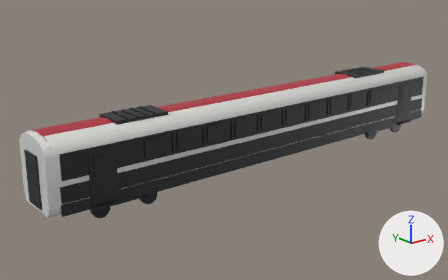
The glTF model public/models/railjet-lab/blender/railjet-nextgen-economy-b.glb, before and after one commit.
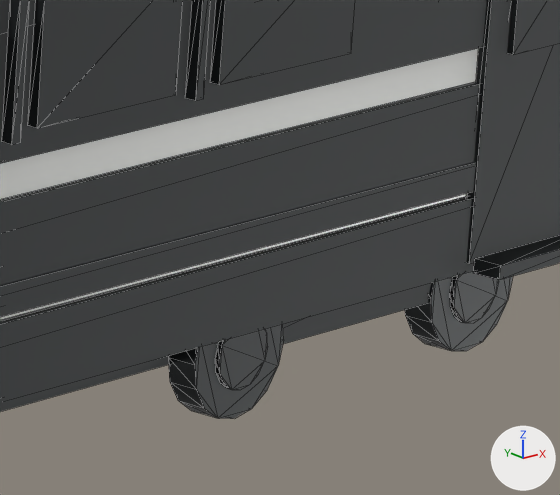
The first picture shows the older version from a 50 mm lens placed at (-22.4, -24.4, 11.6), pointed at (-1.9, 1.2, 1.4). The close-ups show the older and then the newer version on the part from 77% to 91% of the width and 34% to 53% of the height of that picture. Only the edits that show in the close-ups are written down. Every picture has the same lights, and +X, +Y and +Z are marked at lower right. The close-ups show mesh edges as thin lines. Where no turn or scale is listed for an object, it has been applied to the vertices.

The first close-up shows 'economy_b_black_window_ribbon_-1', 'economy_b_bogie_b_brake_disc_-1_0', 'economy_b_bogie_b_brake_disc_-1_1', 'economy_b_bogie_b_sideframe_-1', 'economy_b_bogie_b_wheel_-1_0', 'economy_b_bogie_b_wheel_-1_1', 'economy_b_dark_skirt_-1', 'economy_b_lofted_body', 'economy_b_red_sill_-1', 'economy_b_silver_flank_-1', 'economy_b_wide_door_-1_1', 'economy_b_window_-1_8', 'economy_b_window_-1_9', 'economy_b_window_divider_-1_8' and 4 more.
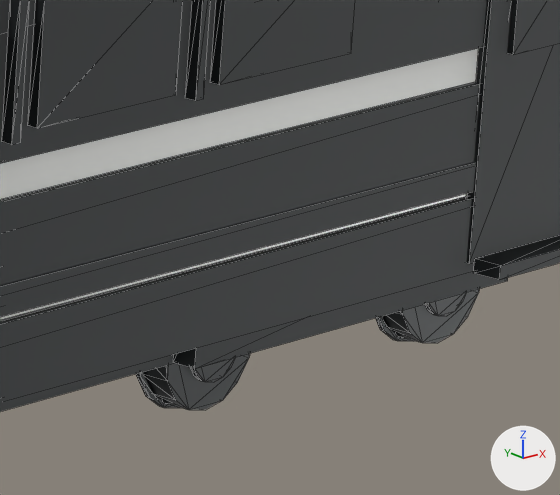
Boxes (x1, y1, x2, y2) around the edits, measured in the close-ups (560 x 495 px):
'economy_b_bogie_b_wheel_-1_0', moved
    before: (169, 324, 284, 418)
    after: (143, 353, 250, 410)
'economy_b_bogie_b_wheel_-1_1', moved
    before: (405, 276, 513, 351)
    after: (382, 289, 479, 343)
'economy_b_bogie_b_brake_disc_-1_0', moved
    before: (215, 329, 268, 390)
    after: (190, 357, 236, 382)
'economy_b_bogie_b_brake_disc_-1_1', moved
    before: (449, 271, 499, 323)
    after: (425, 292, 467, 316)
'economy_b_bogie_b_flange_-1_0', added
    after: (136, 372, 181, 408)
'economy_b_bogie_b_flange_-1_1', added (mostly hidden)
    after: (376, 316, 414, 341)

The edits, one by one:
Object 'economy_b_bogie_b_brake_disc_-1_0' (ob_economy_b_bogie_b_brake_disc__1_0) moves from (-1.25, -1.085, 0.46) to (-1.25, -0.863, 0.46).
Object 'economy_b_bogie_b_brake_disc_-1_1' (ob_economy_b_bogie_b_brake_disc__1_1) moves from (1.25, -1.085, 0.46) to (1.25, -0.863, 0.46).
Object 'economy_b_bogie_b_wheel_-1_0' (ob_economy_b_bogie_b_wheel__1_0) moves from (-1.25, -0.96, 0.46) to (-1.25, -0.718, 0.46).
Object 'economy_b_bogie_b_wheel_-1_1' (ob_economy_b_bogie_b_wheel__1_1) moves from (1.25, -0.96, 0.46) to (1.25, -0.718, 0.46).
Object 'economy_b_bogie_b_flange_-1_1' (ob_economy_b_bogie_b_flange__1_1) is new; it shows me_rj_unitcylinder_16.
Its parent is ob_economy_b_bogie_b.
Its location is (1.25, -0.613, 0.46).
Its rotation in degrees is (90, 0, 0).
Its scale is (0.984, 0.984, 0.035).
Object 'economy_b_bogie_b_flange_-1_0' (ob_economy_b_bogie_b_flange__1_0) is new; it shows me_rj_unitcylinder_16.
Its parent is ob_economy_b_bogie_b.
Its location is (-1.25, -0.613, 0.46).
Its rotation in degrees is (90, 0, 0).
Its scale is (0.984, 0.984, 0.035).
